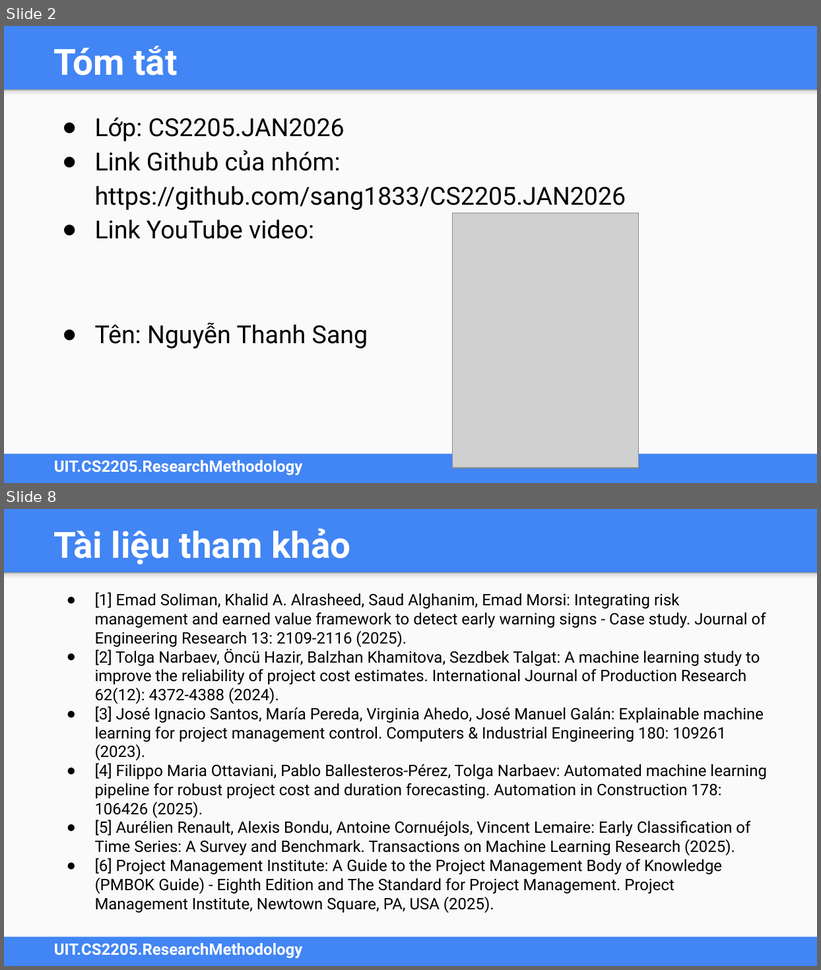
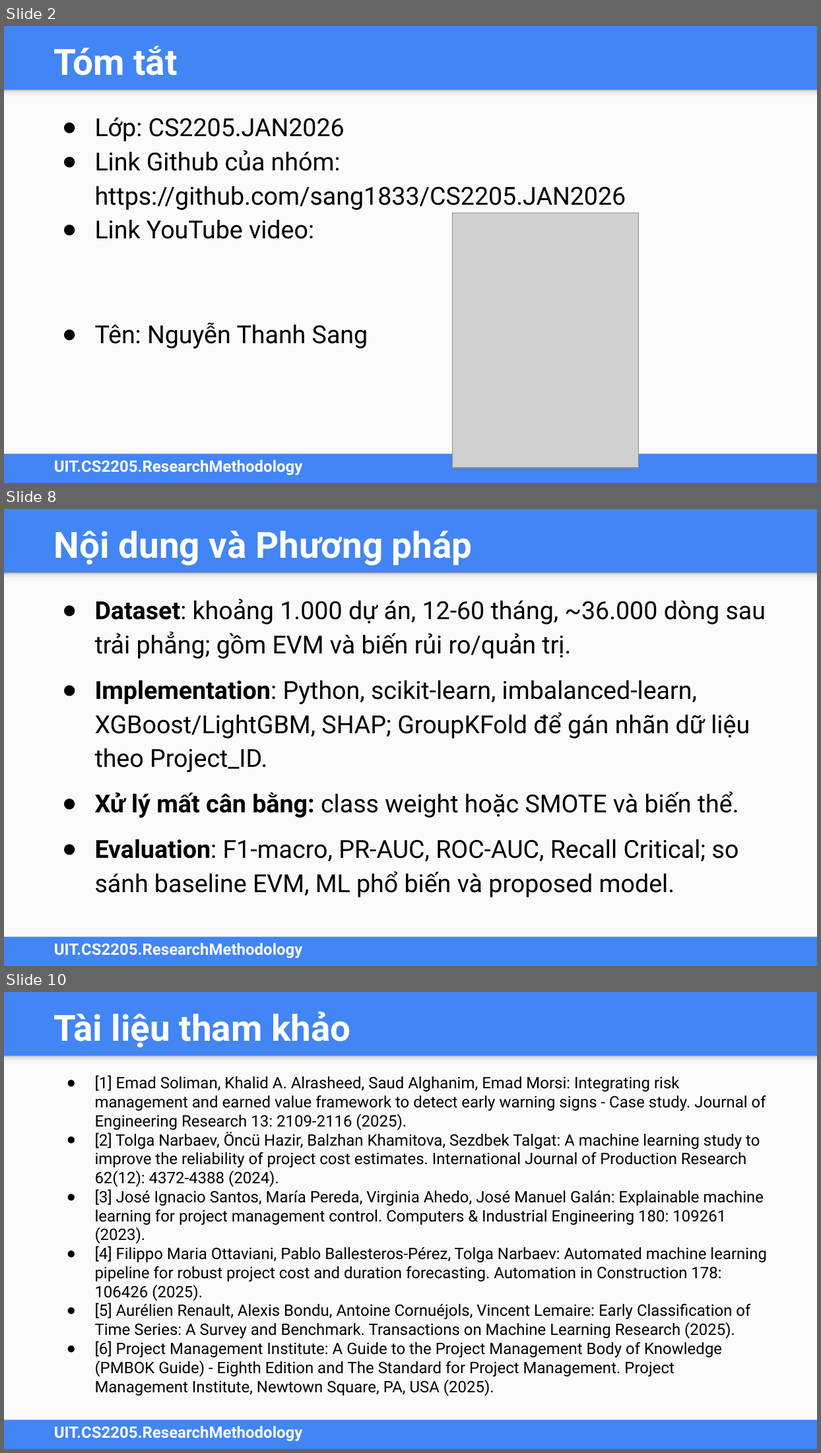
Before and after one commit to sang1833/CS2205.JAN2026, a slide deck: Sang Nguyễn Thanh - CS2205.JAN2026.DeCuong.FinalReport.Slide.pptx. Shown one above the other, each under a label of ours: slides 2 and 8 before the commit, slides 2, 8 and 10 after it; the slides between them are not shown. The pictures are 821x970 and 821x1453 pixels, drawn with LibreOffice and Linux fonts; fonts in the diff are those of the drawing; grey boxes stand for pictures. Boxes give left, top, right and bottom in pixels: in the first picture for what was removed or moved away, otherwise in the second. Text is boxed around its words. In the diff, an @@ line names an element or a change of style, - is before the commit and + after.

```diff
--- a/Sang Nguyễn Thanh - CS2205.JAN2026.DeCuong.FinalReport.Slide.pptx
+++ b/Sang Nguyễn Thanh - CS2205.JAN2026.DeCuong.FinalReport.Slide.pptx
@@ slide 8 added at bbox=[4, 509, 817, 966], background #4285F4; not listed: 3 template elements that a slide beside it also shows @@
@@ title added at bbox=[54, 531, 473, 566], 32 pt, text #FFFFFF, bold @@
+Nội dung và Phương pháp
@@ text added at bbox=[95, 599, 766, 898], 22 pt, text #000000 @@
+● Dataset: khoảng 1.000 dự án, 12-60 tháng, ~36.000 dòng sau trải phẳng; gồm EVM và biến rủi ro/quản trị.
+● Implementation: Python, scikit-learn, imbalanced-learn, XGBoost/LightGBM, SHAP; GroupKFold để gán nhãn dữ liệu theo Project_ID.
+● Xử lý mất cân bằng: class weight hoặc SMOTE và biến thể.
+● Evaluation: F1-macro, PR-AUC, ROC-AUC, Recall Critical; so sánh baseline EVM, ML phổ biến và proposed model.
@@ what was slide 8 is now slide 10 @@
```
Also in this commit, not shown: 4 slides changed, 2 other slides added, 1 slide removed, 3 other files.
